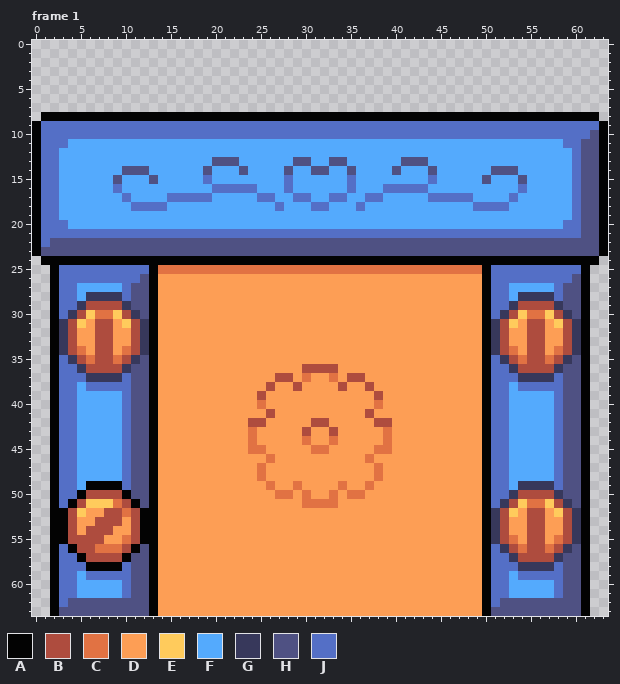
Edited in one commit: pixel-art file (graphics/sub_area_gate.aseprite). This is how it looked before the edit.
64x64 pixels, 4 frames. Shown: frame 1. The commit also changed other frames, which this record leaves out.
Visible layers, top first: "Bolt", "Gate", "Seal", "Door", "BG".
Palette (. is transparent): A #030303  B #ae4c3e  C #e17243  D #fd9e55  E #ffcb5c  F #54aafd  G #37385b  H #4f5183  J #546fc6
Pixels before, frame 1 (only the part around the change), first column x 18:
23 HHHHHHHHHHHHHHHHHHHHHHHHHHHHHHHHH
24 AAAAAAAAAAAAAAAAAAAAAAAAAAAAAAAAA
25 CCCCCCCCCCCCCCCCCCCCCCCCCCCCCCCCA
26 DDDDDDDDDDDDDDDDDDDDDDDDDDDDDDDDA
27 DDDDDDDDDDDDDDDDDDDDDDDDDDDDDDDDA
28 DDDDDDDDDDDDDDDDDDDDDDDDDDDDDDDDA
29 DDDDDDDDDDDDDDDDDDDDDDDDDDDDDDDDA
30 DDDDDDDDDDDDDDDDDDDDDDDDDDDDDDDDA
31 DDDDDDDDDDDDDDDDDDDDDDDDDDDDDDDDA
32 DDDDDDDDDDDDDDDDDDDDDDDDDDDDDDDDA
33 DDDDDDDDDDDDDDDDDDDDDDDDDDDDDDDDA
34 DDDDDDDDDDDDDDDDDDDDDDDDDDDDDDDDA
35 DDDDDDDDDDDDDDDDDDDDDDDDDDDDDDDDA
36 DDDDDDDDDDDDBBBBDDDDDDDDDDDDDDDDA
37 DDDDDDDDDBBDCDDCDBBDDDDDDDDDDDDDA
38 DDDDDDDDBDDBDDDDBDDBDDDDDDDDDDDDA
39 DDDDDDDBDDDDDDDDDDDDBDDDDDDDDDDDA
40 DDDDDDDCDDDDDDDDDDDDCDDDDDDDDDDDA
41 DDDDDDDDBDDDDDDDDDDBDDDDDDDDDDDDA
42 DDDDDDBBDDDDDBBDDDDDBBDDDDDDDDDDA
43 DDDDDDCDDDDDBDDBDDDDDCDDDDDDDDDDA
44 DDDDDDCDDDDDCDDCDDDDDCDDDDDDDDDDA
45 DDDDDDCCDDDDDCCDDDDDCCDDDDDDDDDDA
46 DDDDDDDDCDDDDDDDDDDCDDDDDDDDDDDDA
47 DDDDDDDCDDDDDDDDDDDDCDDDDDDDDDDDA
48 DDDDDDDCDDDDDDDDDDDDCDDDDDDDDDDDA
49 DDDDDDDDCDDCDDDDCDDCDDDDDDDDDDDDA
50 DDDDDDDDDCCDCDDCDCCDDDDDDDDDDDDDA
51 DDDDDDDDDDDDCCCCDDDDDDDDDDDDDDDDA
52 DDDDDDDDDDDDDDDDDDDDDDDDDDDDDDDDA
53 DDDDDDDDDDDDDDDDDDDDDDDDDDDDDDDDA
54 DDDDDDDDDDDDDDDDDDDDDDDDDDDDDDDDA
55 DDDDDDDDDDDDDDDDDDDDDDDDDDDDDDDDA
56 DDDDDDDDDDDDDDDDDDDDDDDDDDDDDDDDA
57 DDDDDDDDDDDDDDDDDDDDDDDDDDDDDDDDA
58 DDDDDDDDDDDDDDDDDDDDDDDDDDDDDDDDA
59 DDDDDDDDDDDDDDDDDDDDDDDDDDDDDDDDA
60 DDDDDDDDDDDDDDDDDDDDDDDDDDDDDDDDA
61 DDDDDDDDDDDDDDDDDDDDDDDDDDDDDDDDA
The same view after the edit:
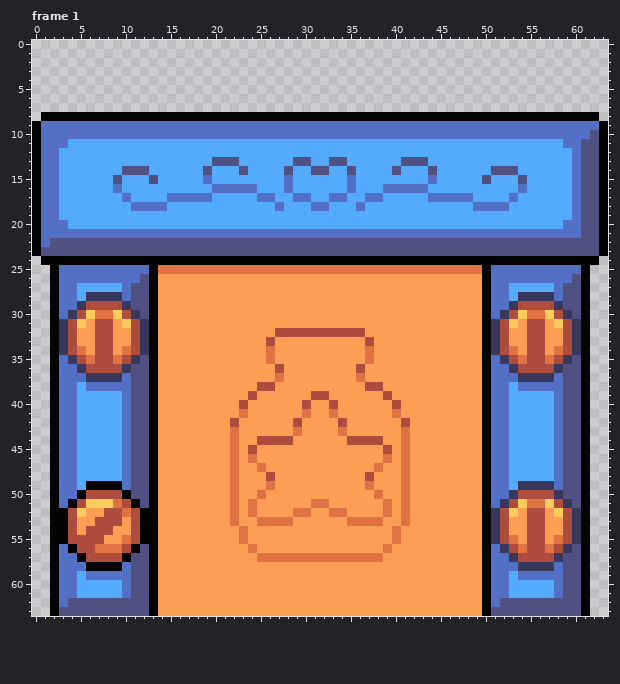
Edits made:
Frame 1, layer "Seal":
y 32: x 27..36 DDDDDDDDDD -> BBBBBBBBBB
y 33: x 26 D -> B; x 37 D -> B
y 34..35: x 26 D -> C; x 37 D -> C
y 36: x 27 D -> B; x 30..33 BBBB -> DDDD; x 36 D -> B
y 37: x 27..28 BB -> CD; x 30 C -> D; x 33 C -> D; x 35..36 BB -> DC
y 38: x 25 D -> B; x 29 B -> D; x 34 B -> D; x 38 D -> B
y 39: x 24..25 DB -> BD; x 31..32 DD -> BB; x 38..39 BD -> DB
y 40: x 23 D -> B; x 25 C -> D; x 30 D -> B; x 33 D -> B; x 38 C -> D; x 40 D -> B
y 41: x 23 D -> C; x 26 B -> D; x 30 D -> C; x 33 D -> C; x 37 B -> D; x 40 D -> C
y 42: x 22 D -> B; x 24..25 BB -> DD; x 29 D -> B; x 31..32 BB -> DD; x 34 D -> B; x 38..39 BB -> DD; x 41 D -> B
y 43: x 22 D -> C; x 24 C -> D; x 29..30 DB -> CD; x 33..34 BD -> DC; x 39 C -> D; x 41 D -> C
y 44: x 22 D -> C; x 24..28 CDDDD -> DBBBB; x 30 C -> D; x 33 C -> D; x 35..39 DDDDC -> BBBBD; x 41 D -> C
y 45: x 22 D -> C; x 24..25 CC -> BD; x 31..32 CC -> DD; x 38..39 CC -> DB; x 41 D -> C
y 46: x 22 D -> C; x 24 D -> C; x 26 C -> D; x 37 C -> D; x 39 D -> C; x 41 D -> C
y 47: x 22 D -> C; x 41 D -> C
y 48: x 22 D -> C; x 25..26 CD -> DB; x 37..38 DC -> BD; x 41 D -> C
y 49: x 22 D -> C; x 29 C -> D; x 34 C -> D; x 41 D -> C
y 50: x 22 D -> C; x 25 D -> C; x 27..28 CC -> DD; x 30 C -> D; x 33 C -> D; x 35..36 CC -> DD; x 38 D -> C; x 41 D -> C
y 51: x 22 D -> C; x 24 D -> C; x 30 C -> D; x 33 C -> D; x 39 D -> C; x 41 D -> C
y 52: x 22 D -> C; x 24 D -> C; x 29..30 DD -> CC; x 33..34 DD -> CC; x 39 D -> C; x 41 D -> C
y 53: x 22 D -> C; x 25..28 DDDD -> CCCC; x 35..38 DDDD -> CCCC; x 41 D -> C
y 54..55: x 23 D -> C; x 40 D -> C
y 56: x 24 D -> C; x 39 D -> C
y 57: x 25..38 DDDDDDDDDDDDDD -> CCCCCCCCCCCCCC
Changed places in both pictures, as pixel boxes (x1, y1, x2, y2):
changed: (230, 328, 410, 562)
